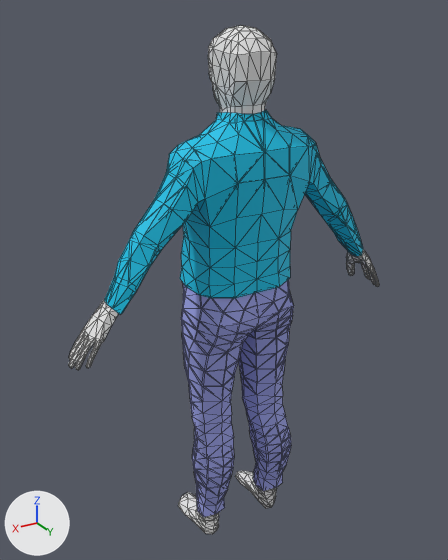
An edit to the FBX model RPG/Assets/Models/Characters/HumanMale.fbx, drawn before and after from the same camera.
One viewpoint serves both versions: a camera (50 mm lens) standing at (0.994, 1.581, 1.778) and looking at (0.012, -0.056, 0.959). Every picture has the same lights, and +X, +Y and +Z are marked at lower left. Mesh edges are drawn as thin lines.

In view in the first picture: 'Human.Male', 'Human.Male.002', 'Human.Male.004'.
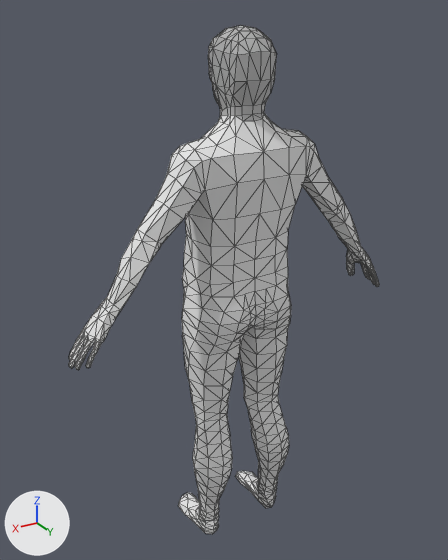
Pixel boxes [x1, y1, x2, y2] of what changed, in the pictures (448 x 560 px; the box of a moved part takes in the faces that stretch with it):
'Human.Male.004', deleted (cyan): before [104, 109, 363, 314]
'Human.Male.002', deleted (blue): before [181, 279, 294, 517]
part 1 of me_mod_001, built on: after [233, 278, 278, 343]
part 2 of me_mod_001, moved or reshaped: [69, 331, 107, 370] in both

Patch to the scene script:
```diff
--- a/RPG/Assets/Models/Characters/HumanMale.fbx.py
+++ b/RPG/Assets/Models/Characters/HumanMale.fbx.py
@@ me_mod_001 @@
 # used by ob_human_male; location = (0.0, 0.0, 0.0)
-me_mod_001.from_pydata(...)  # 1351 vertices, 2646 faces; spans x -0.59..0.59, y -0.17..0.15, z 0.0..1.75
+me_mod_001.from_pydata(...)  # 1367 vertices, 2676 faces; spans x -0.59..0.59, y -0.17..0.15, z 0.0..1.75
+# me_mod_001 part 1
+# 4 vertices are removed from x -0.01..0.01, y 0.1..0.13, z 0.83..0.9
+# 26 faces are deleted
+# 20 vertices are added at x -0.05..0.05, y 0.09..0.13, z 0.83..0.98
+# 56 new faces join them
+# me_mod_001 part 2
+# 126 faces are deleted
+# 13 vertices move within x 0.5..0.57, y -0.01..0.1, z 0.88..0.94
+# 126 new faces join them
 me_mod_001.materials.append(mat_material)
@@ ob_human_male_002 @@
-ob_human_male_002 = bpy.data.objects.new('Human.Male.002', me_mod_004)
-ob_human_male_002.location = (0.0, 0.0, 0.0)
@@ ob_human_male_004 @@
-ob_human_male_004 = bpy.data.objects.new('Human.Male.004', me_mod_006)
-ob_human_male_004.location = (0.0, 0.0, 0.0)
```
